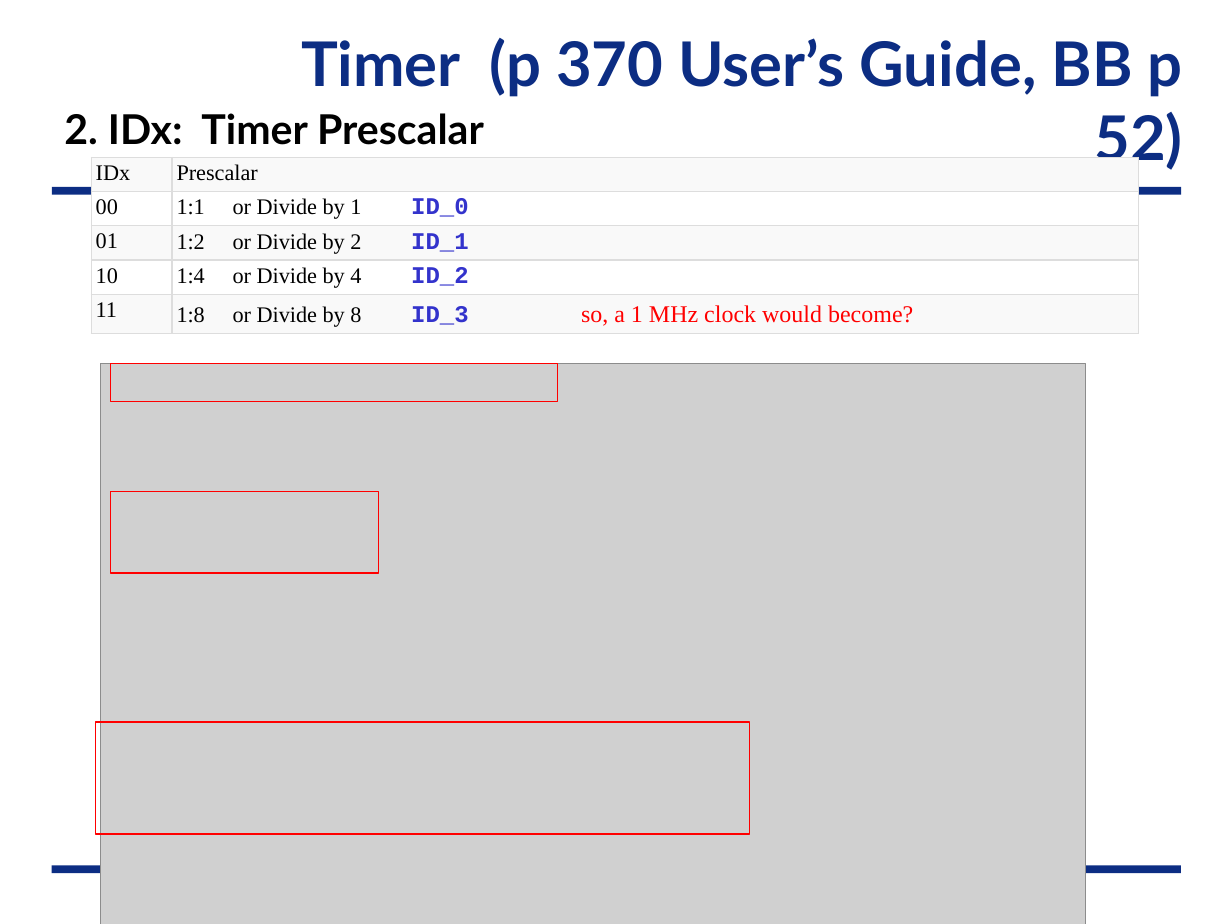
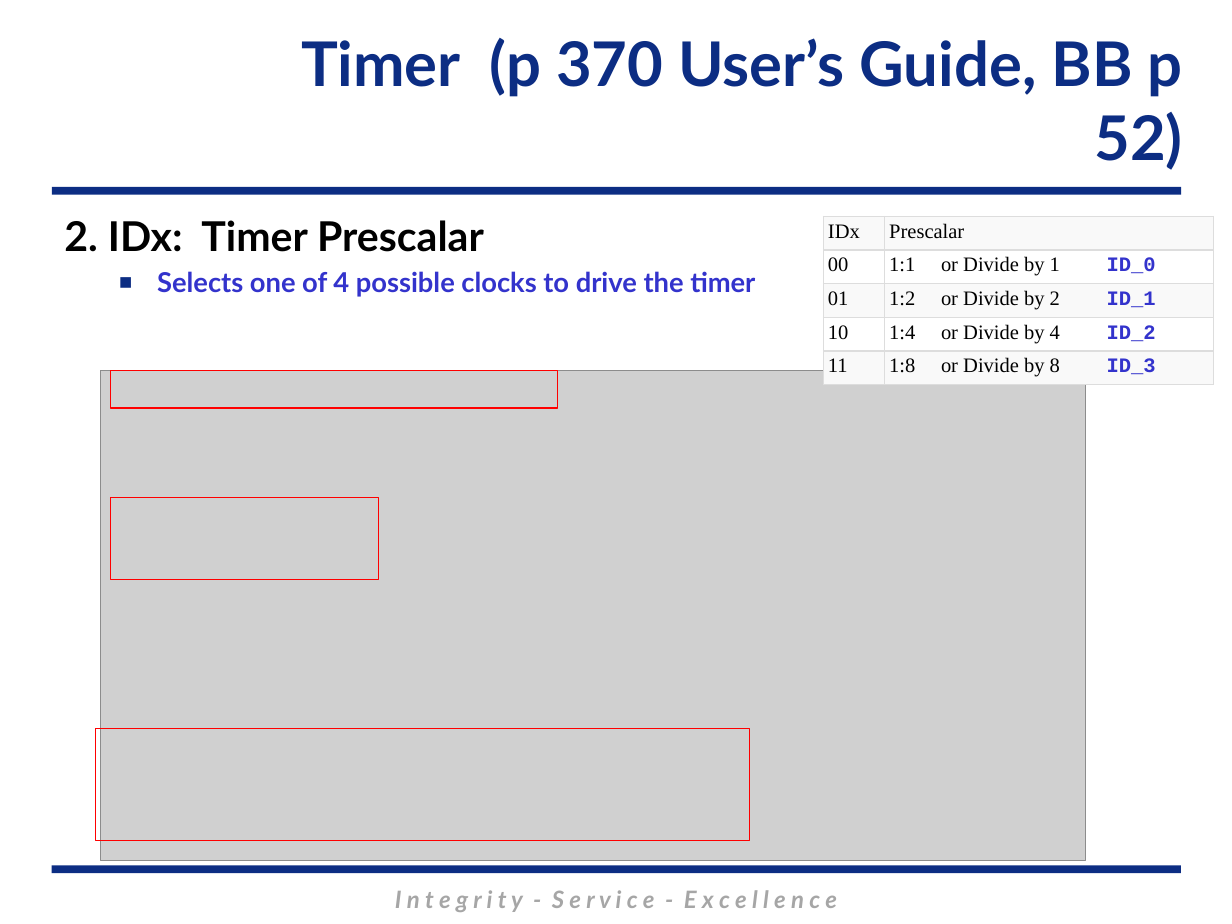
Before and after one commit to MarsUniversity/ECE382, a slide deck: slide 9 of source/lessons/lsn29/Lsn29.pptx (slide 13 before the commit). Drawn at 1232x924 pixels with LibreOffice and Linux fonts; fonts in the diff are those of the drawing; grey boxes stand for pictures; background and template pictures are left out. Boxes give left, top, right and bottom in pixels: in the first picture for what was removed or moved away, otherwise in the second. Text is boxed around its words. In the diff, an @@ line names an element or a change of style, - is before the commit and + after.

```diff
--- a/source/lessons/lsn29/Lsn29.pptx
+++ b/source/lessons/lsn29/Lsn29.pptx
@@ text "2. IDx: Timer Prescalar" rewrapped from bbox=[64, 113, 755, 307] to bbox=[64, 220, 755, 297] @@
@@ table at bbox=[823, 217, 1214, 386] @@
-row 5, column 2: 1:8 or Divide by 8 ID_3 so, a 1 MHz clock would become?
+row 5, column 2: 1:8 or Divide by 8 ID_3
@@ size 13 to 12 pt in "IDx", "Prescalar", "00", "1:1 or Divide by 1" and 5 more places @@
@@ size 14 to 12 pt in "ID_0", "ID_1", "ID_2" @@
@@ table: place and size @@
-table at bbox=[91, 158, 1138, 340]
+table at bbox=[823, 217, 1214, 386]
@@ picture: place and size @@
-picture at bbox=[100, 363, 1085, 924]
+picture at bbox=[100, 370, 1085, 860]
@@ 3 rectangles: place and size @@
-3 rectangles at bbox=[95, 363, 749, 834]
+3 rectangles at bbox=[95, 370, 749, 840]
@@ text added at bbox=[395, 890, 837, 912], 14 pt, text #A6A6A6, bold, italic @@
+I n t e g r i t y - S e r v i c e - E x c e l l e n c e
```
Also in this commit, not shown: 25 other slides changed, 40 other files.
